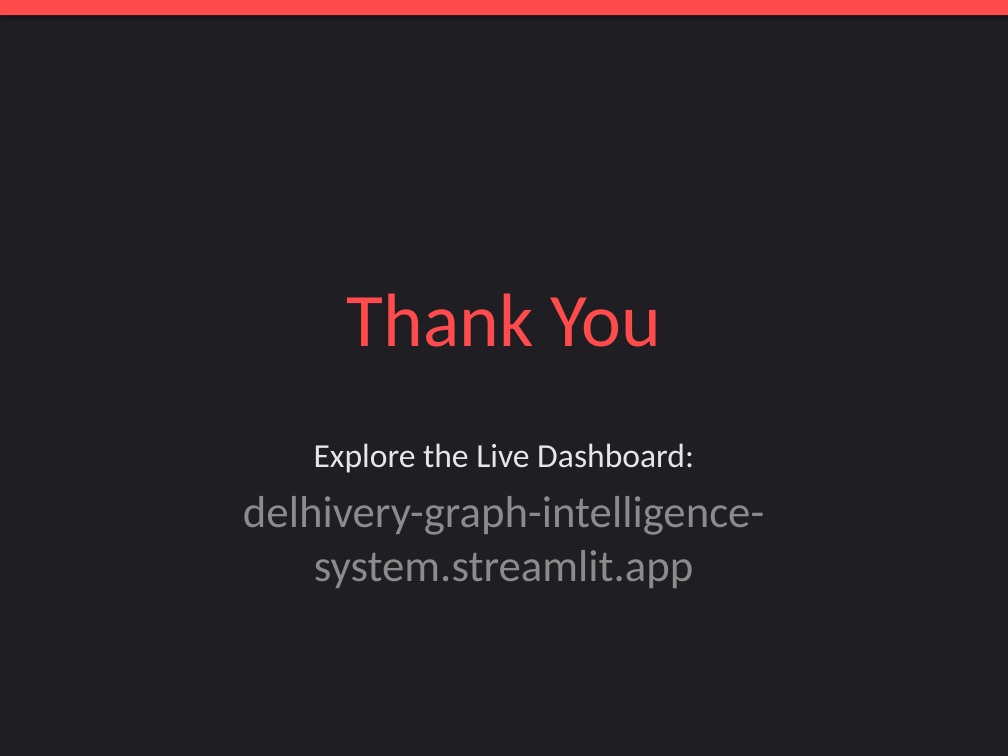
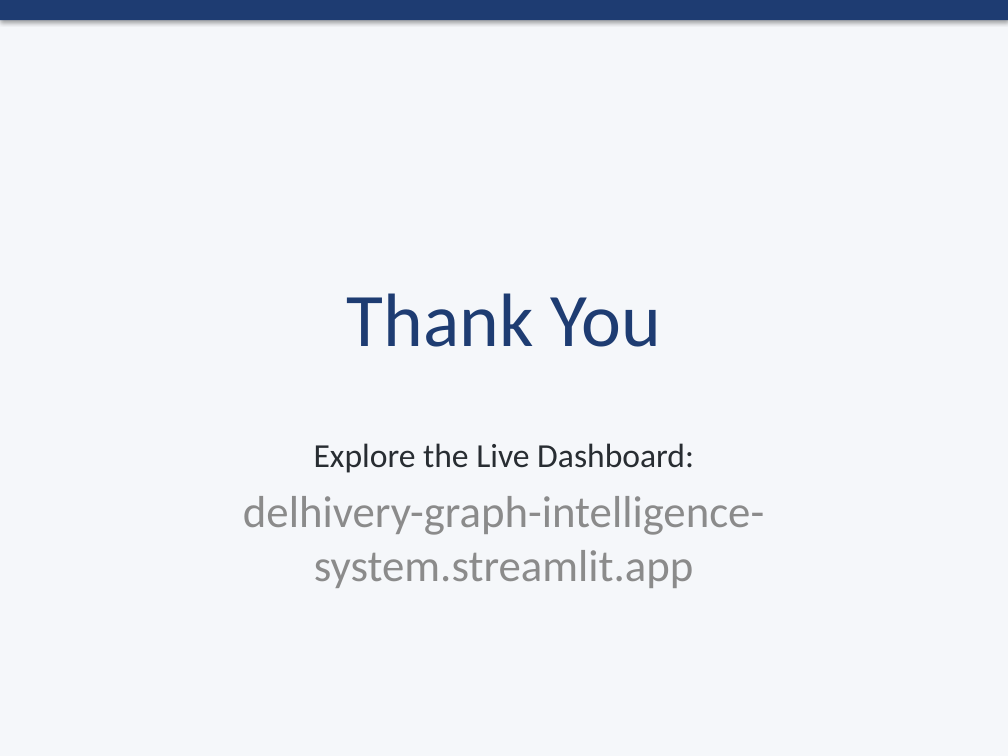
Before and after one commit to Shikhyy/Delhivery-Graph-Intelligence-System, a slide deck: slide 9 of Pitch_Deck.pptx. Drawn at 1008x756 pixels with LibreOffice and Linux fonts; fonts in the diff are those of the drawing. Boxes give left, top, right and bottom in pixels: in the first picture for what was removed or moved away, otherwise in the second. Text is boxed around its words. In the diff, an @@ line names an element or a change of style, - is before the commit and + after.

Commit message:
Enhance PPTX with minimalist corporate design and AI-generated vector doodles

```diff
--- a/Pitch_Deck.pptx
+++ b/Pitch_Deck.pptx
@@ background #1E1E23 to #F5F7FA @@
@@ rectangle: place and size @@
-rectangle at [0,0,1008,15]
+rectangle at [0,0,1008,20]
@@ rectangle at [0,0,1008,20]: fill #FF4B4B to #1E3C72 @@
@@ title "Thank You" at [347,293,661,347]: text colour #FF4B4B to #1E3C72 @@
@@ subtitle at [314,443,694,473]: text colour #E6E6E6 to #282D32 in "Explore the Live Dashboard:" @@
```
Also in this commit, not shown: 8 other slides changed, 4 other files.
